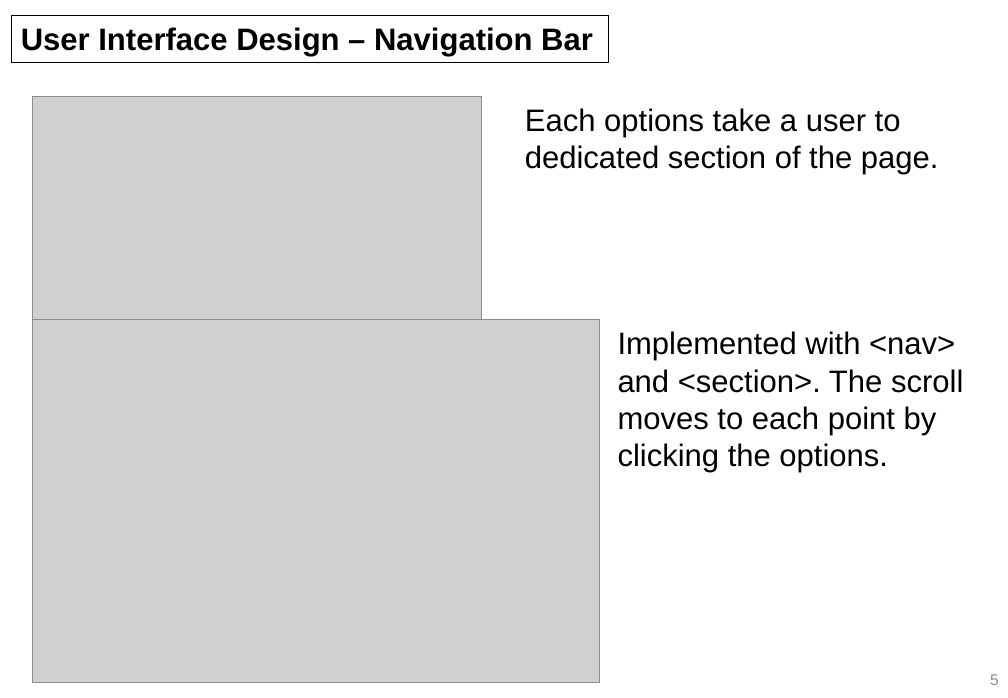
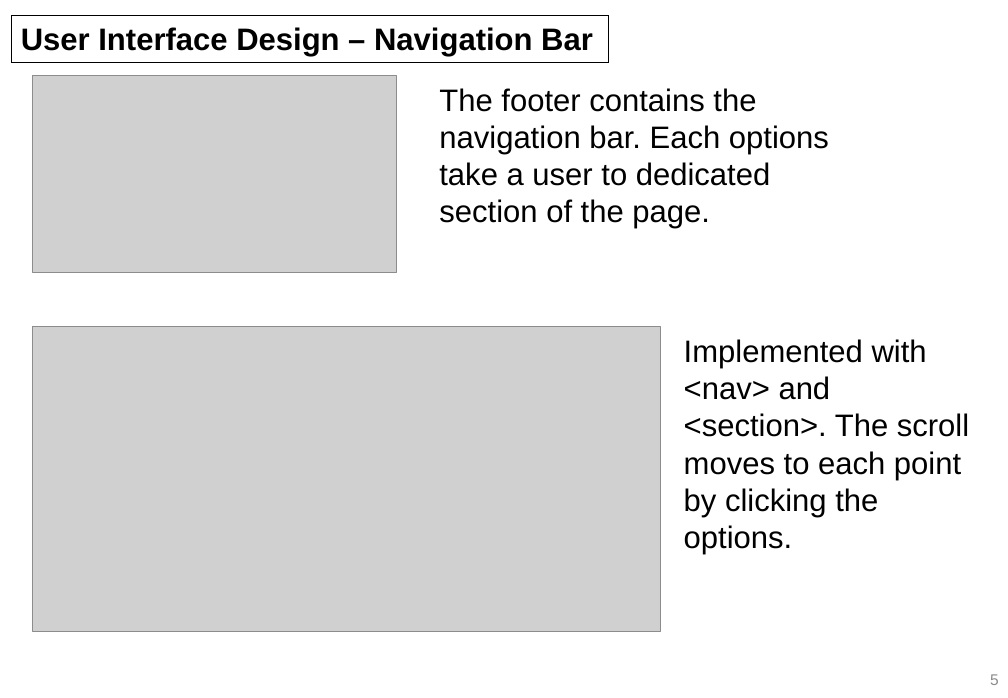
Before and after one commit to jisan98/WebApp_FinalProject, a slide deck: slide 5 of Web_Application_Programming_FinalProject_Presentation_201821181_JisanKim.pptx. Drawn at 1008x698 pixels with LibreOffice and Linux fonts; fonts in the diff are those of the drawing; grey boxes stand for pictures. Boxes give left, top, right and bottom in pixels: in the first picture for what was removed or moved away, otherwise in the second. Text is boxed around its words. In the diff, an @@ line names an element or a change of style, - is before the commit and + after.

Commit message:
Now the footer contains navigation bar

```diff
--- a/Web_Application_Programming_FinalProject_Presentation_201821181_JisanKim.pptx
+++ b/Web_Application_Programming_FinalProject_Presentation_201821181_JisanKim.pptx
@@ picture: place and size @@
-picture at (33,96,482,319)
+picture at (33,75,396,272)
@@ text at (439,88,829,229): text changed @@
-Each options take a user to dedicated section of the page.
+The footer contains the navigation bar. Each options take a user to dedicated section of the page.
@@ picture: place and size @@
-picture at (33,319,599,683)
+picture at (33,327,661,631)
@@ text "Implemented with <nav> and <section>. ..." rewrapped from (618,331,963,472) to (684,339,969,517) @@
```
Also in this commit, not shown: 2 other slides changed, 1 other file.
